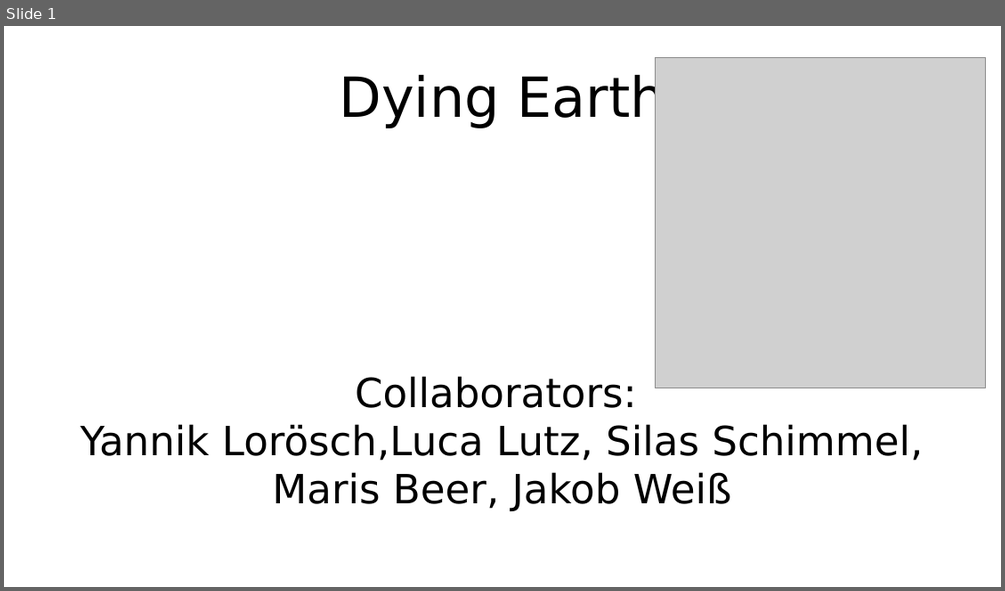
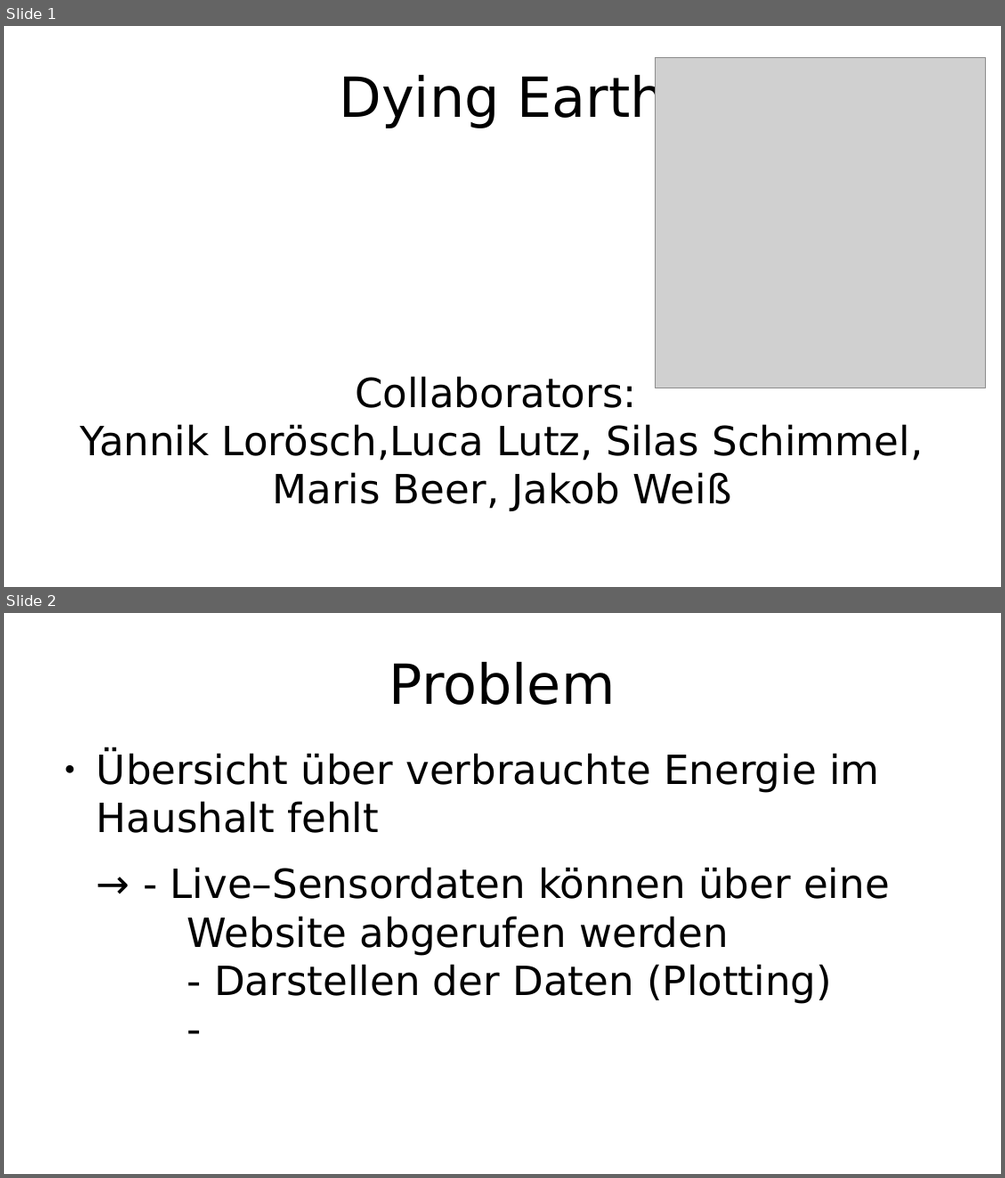
Before and after one commit to HackathonGermany/Smart, a slide deck: Presentation.odp. Shown one above the other, each under a label of ours: slide 1 before the commit, slides 1 and 2 after it. The pictures are 1005x591 and 1005x1178 pixels, drawn with LibreOffice and Linux fonts; fonts in the diff are those of the drawing; grey boxes stand for pictures. Boxes give left, top, right and bottom in pixels: in the first picture for what was removed or moved away, otherwise in the second. Text is boxed around its words. In the diff, an @@ line names an element or a change of style, - is before the commit and + after.

```diff
--- a/Presentation.odp
+++ b/Presentation.odp
@@ slide 2 added at (4, 613, 1001, 1174), background #FFFFFF @@
@@ title added at (389, 662, 615, 705), 44 pt, text #000000 @@
+Problem
@@ text added at (97, 753, 890, 1004), 32 pt, text #000000 @@
+● Übersicht über verbrauchte Energie im Haushalt fehlt
+→ - Live–Sensordaten können über eine
+Website abgerufen werden
+- Darstellen der Daten (Plotting)
+-
```
Also in this commit, not shown: 1 slide removed, 1 other file.
